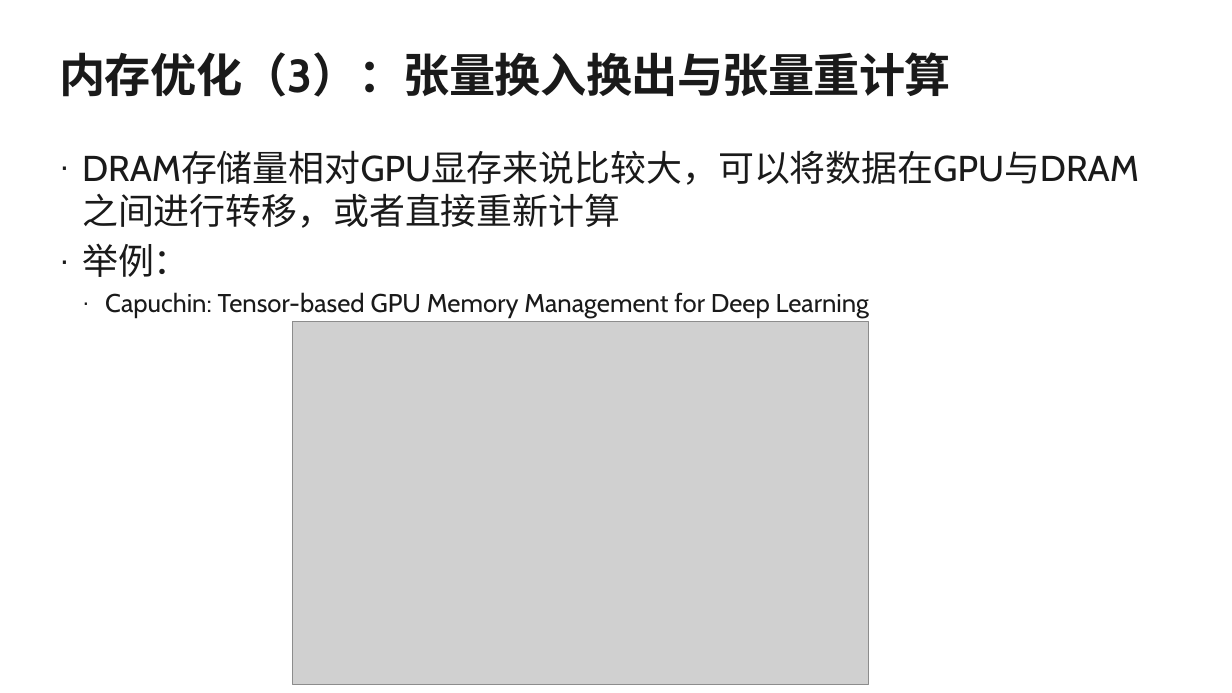
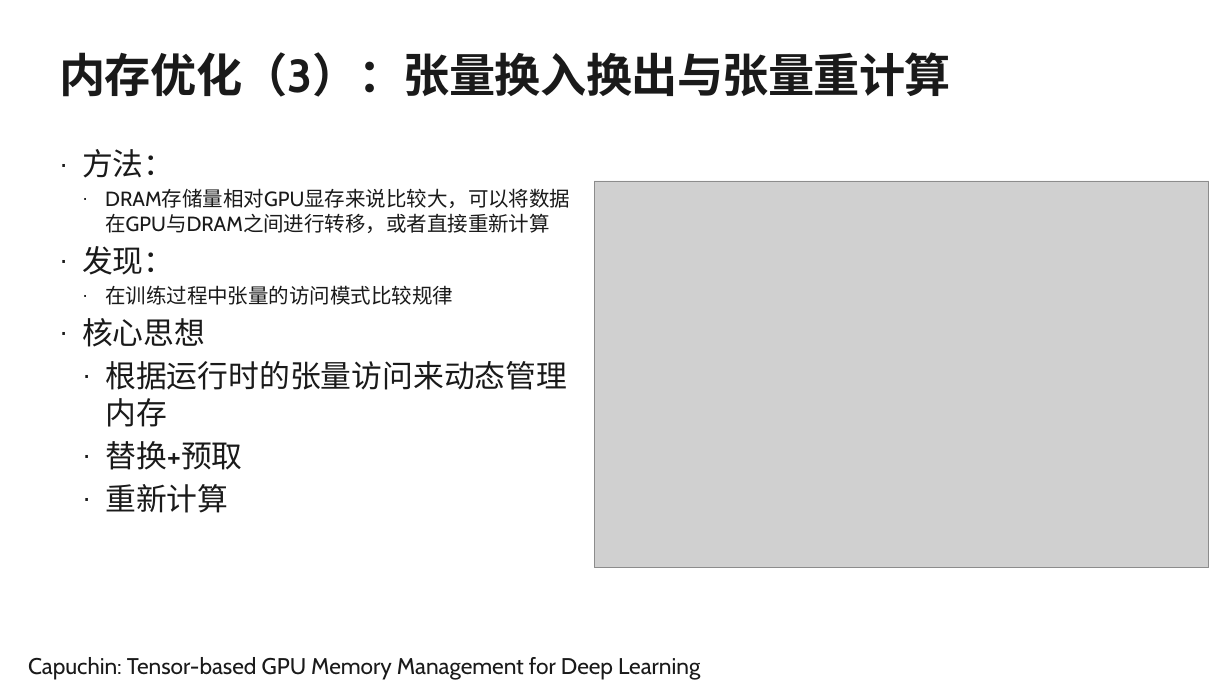
Before and after one commit to microsoft/AI-System, a slide deck: slide 26 of Lectures/AdvancedTopics/SystemforAI-9-Compilation and Optimization.ppsx (slide 23 before the commit). Drawn at 1232x693 pixels with LibreOffice and Linux fonts; fonts in the diff are those of the drawing; grey boxes stand for pictures; background and template pictures are left out. Boxes give left, top, right and bottom in pixels: in the first picture for what was removed or moved away, otherwise in the second. Text is boxed around its words. In the diff, an @@ line names an element or a change of style, - is before the commit and + after.

```diff
--- a/Lectures/AdvancedTopics/SystemforAI-9-Compilation and Optimization.ppsx
+++ b/Lectures/AdvancedTopics/SystemforAI-9-Compilation and Optimization.ppsx
@@ text at [82, 149, 174, 178]: paragraph added @@
+· 方法：
@@ text at [105, 189, 570, 233]: size 28 to 16 pt in "DRAM存储量相对GPU显存来说比较大，可以将数据在GPU与DRAM之间进行转移，或者直接重新计算"; list level 1 to 2 in "DRAM存储量相对GPU显存来说比较大，可以将数据在GPU与DRAM之间进行转移，或者直接重新计算" @@
@@ picture: place and size @@
-picture at [292, 322, 869, 684]
+picture at [594, 181, 1209, 568]
@@ text at [82, 246, 567, 513]: text changed; size 20 to 24 pt @@
-· 举例：
-  · Capuchin: Tensor-based GPU Memory Management for Deep Learning
+· 发现：
+  · 在训练过程中张量的访问模式比较规律
+· 核心思想
+  · 根据运行时的张量访问来动态管理内存
+  · 替换+预取
+  · 重新计算
@@ text added at [28, 657, 700, 680], 17.6 pt, text #1A1A1A @@
+  Capuchin: Tensor-based GPU Memory Management for Deep Learning
```
Also in this commit, not shown: 12 other slides changed, 17 slides added, 7 slides removed, 4 other files.
